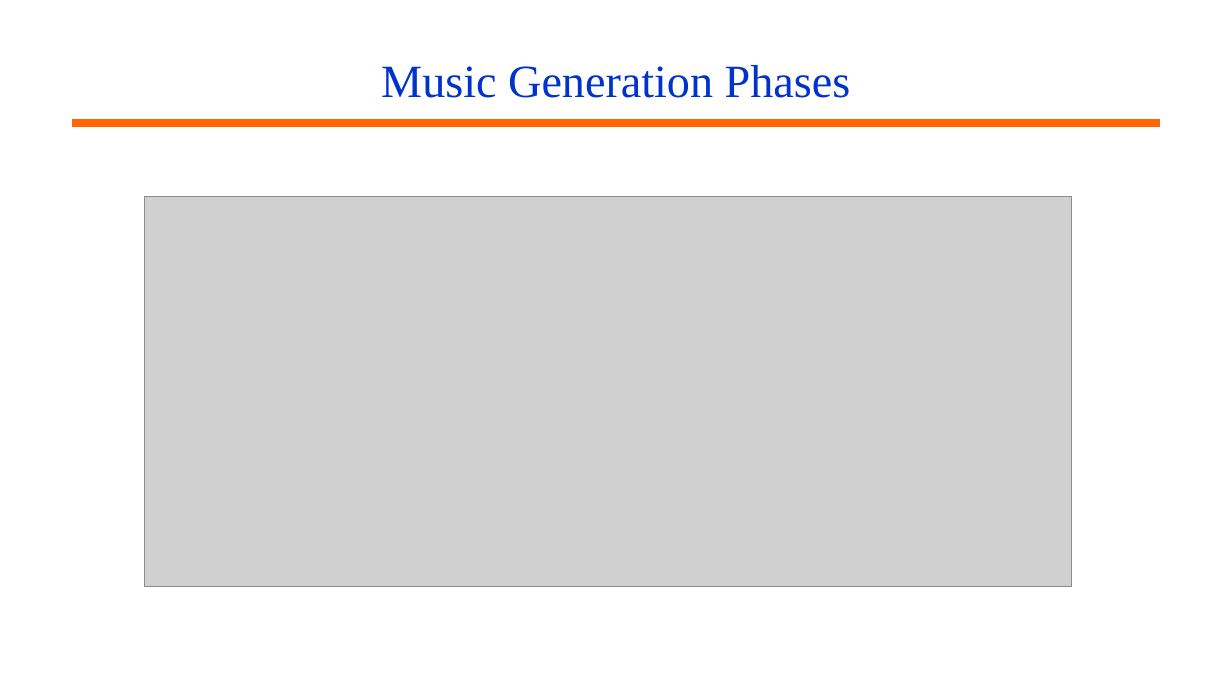
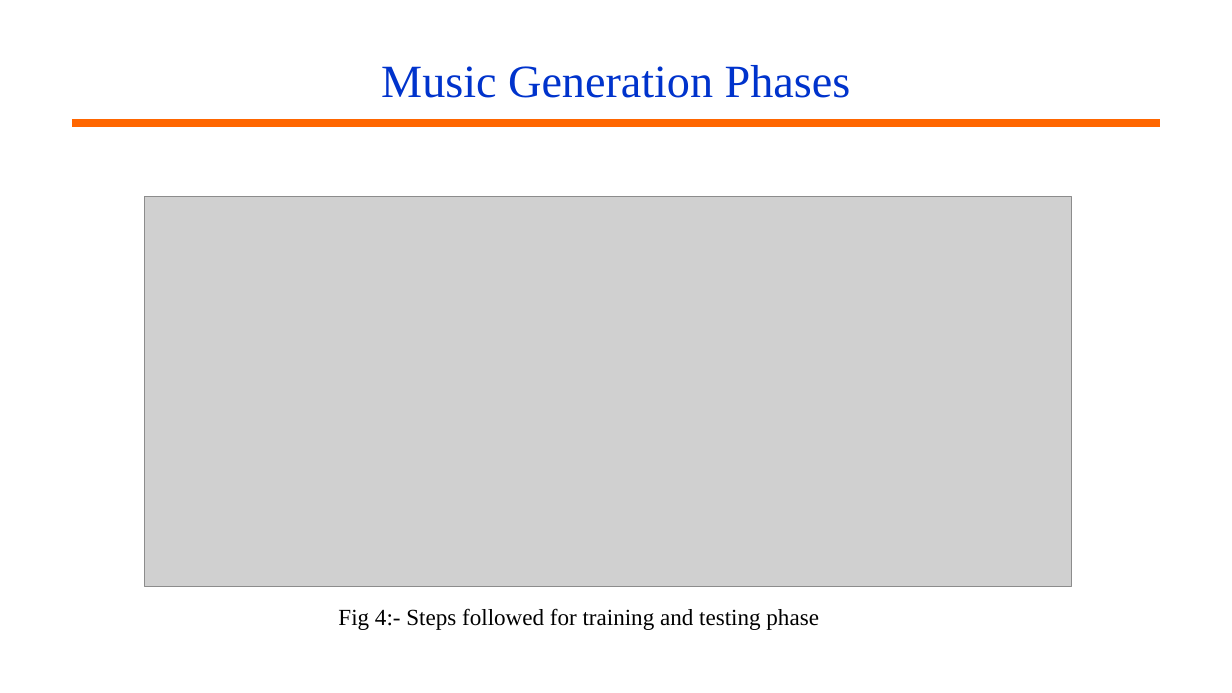
Before and after one commit to jerinjoseph121/Music-Generation, a slide deck: slide 13 of Presentation/Music Generation Major Project.pptx. Drawn at 1232x693 pixels with LibreOffice and Linux fonts; fonts in the diff are those of the drawing; grey boxes stand for pictures; background and template pictures are left out. Boxes give left, top, right and bottom in pixels: in the first picture for what was removed or moved away, otherwise in the second. Text is boxed around its words. In the diff, an @@ line names an element or a change of style, - is before the commit and + after.

```diff
--- a/Presentation/Music Generation Major Project.pptx
+++ b/Presentation/Music Generation Major Project.pptx
@@ text added at (x1=338, y1=608, x2=819, y2=630), 18 pt, text #000000 @@
+Fig 4:- Steps followed for training and testing phase
```
Also in this commit, not shown: 8 other slides changed, 6 slides added, 2 slides removed.
